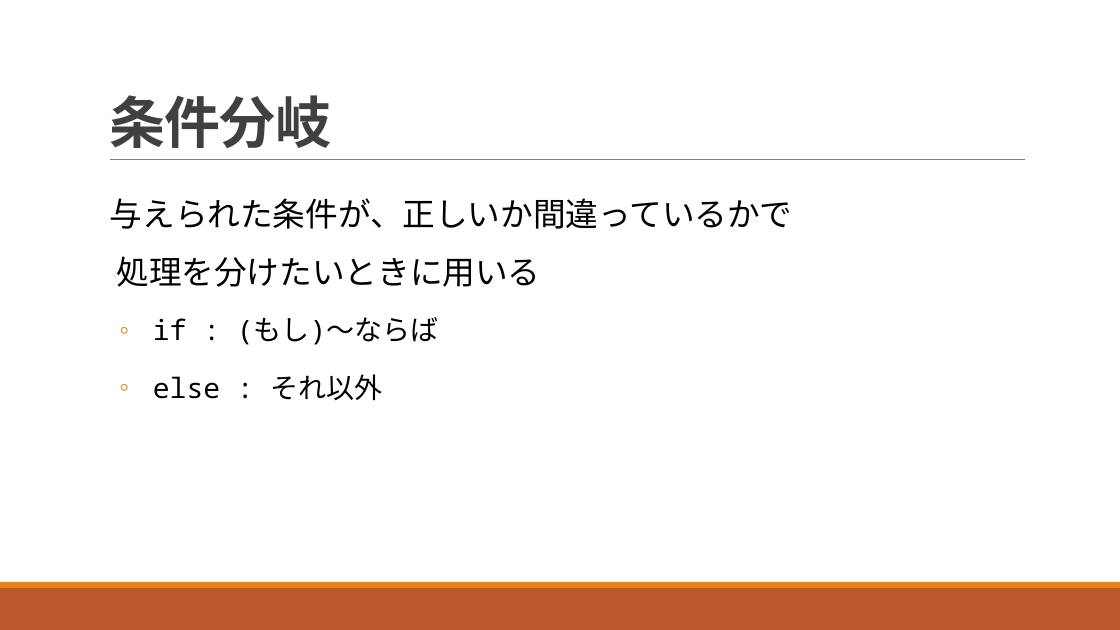
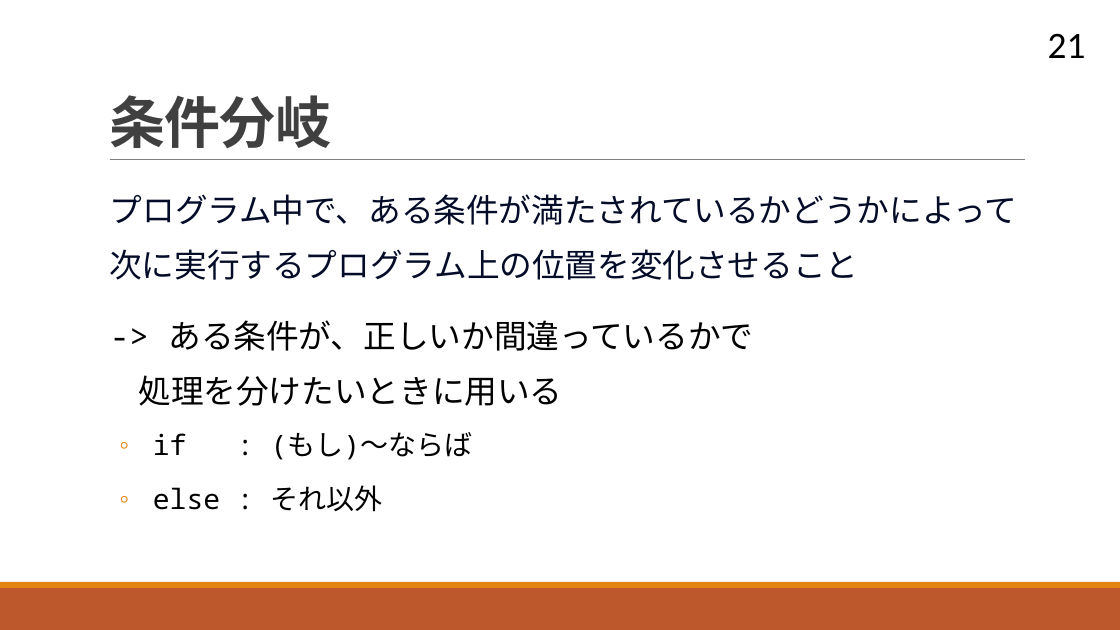
Before and after one commit to navy1634/Teach, a slide deck: slide 21 of 20230711/unit03.pptx. Drawn at 1120x630 pixels with LibreOffice and Linux fonts; fonts in the diff are those of the drawing. Boxes give left, top, right and bottom in pixels: in the first picture for what was removed or moved away, otherwise in the second. Text is boxed around its words. In the diff, an @@ line names an element or a change of style, - is before the commit and + after.

```diff
--- a/20230711/unit03.pptx
+++ b/20230711/unit03.pptx
@@ page number added at box(1048, 33, 1086, 58), 32 pt, text #000000 @@
+21
@@ text at box(109, 194, 1018, 406): text changed; font Noto Sans Mono to Cabin; text colour #000000 to #040C28 @@
-  与えられた条件が、正しいか間違っているかで
-  処理を分けたいときに用いる
+  プログラム中で、ある条件が満たされているかどうかによって次に実行するプログラム上の位置を変化させること
+  -> ある条件が、正しいか間違っているかで
+  処理を分けたいときに用いる
@@ text at box(153, 432, 473, 512): line spacing 1.5 to 1.4 @@
```
Also in this commit, not shown: 50 other slides changed, 4 slides added, 1 other file.
